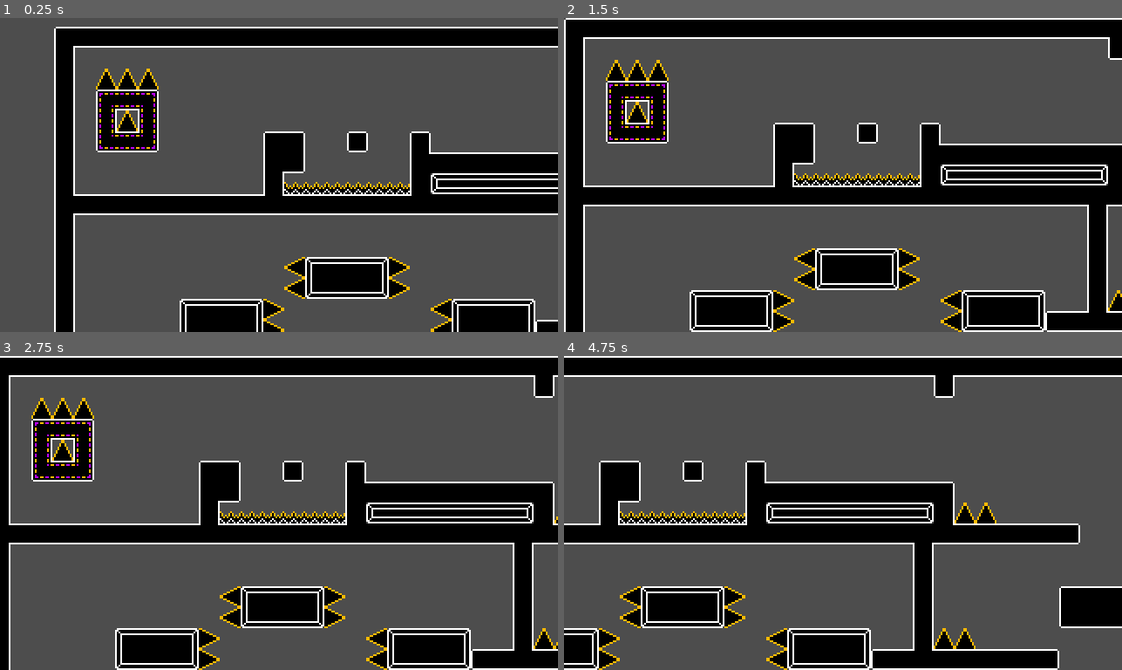
Above: before the commit, frames 1-4 (two rows, left to right).
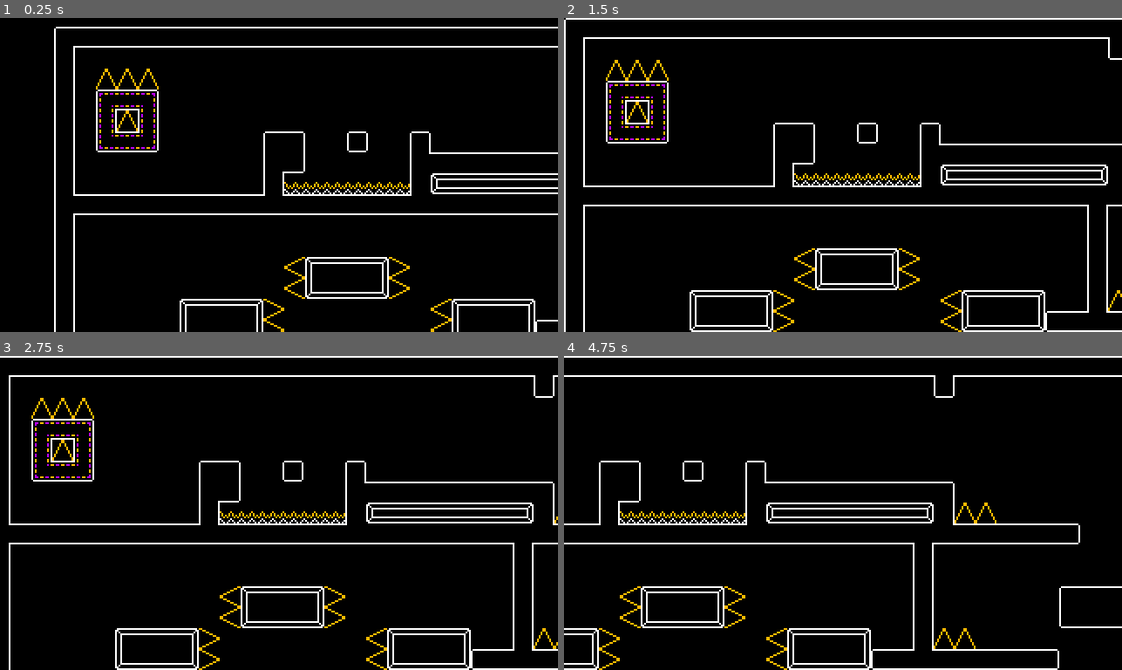
Above: after the commit, the same moments.

Repository: CaesiumFox/gameoff2024
Game: Godot game, scene res://Game.tscn
Same seed, same stepped clock (60 frames per second), same inputs: the game is played once before the commit and once after it.
Inputs:
- Up to frame 1 (0.25 s): no input
- Up to frame 2 (1.5 s): hold D (game_right) from 0.53 s (still down); tap Space (game_jump) at 0.77 s
- Up to frame 3 (2.75 s): tap Space (game_jump) at 1.52 s; release D (game_right) at 2.03 s; hold A (game_left) from 2.03 s (still down)
- Up to frame 4 (4.75 s): tap Enter at 2.75 s; release A (game_left) at 2.78 s; hold D (game_right) 2.78-4.28 s; tap Space (game_jump) at 3.02, 3.5, 3.77, 4.52 s; hold A (game_left) from 4.28 s (still down)

The runs differ from the first frame. In frame 1, 70% of the frame differs, in the area x 0-100%, y 0-100%; in frame 2, 64%; in frame 3, 65%; in frame 4, 68%.

Commit message:
Change color

Diff:
--- a/godot/project.godot
+++ b/godot/project.godot
@@ -14,6 +14,8 @@
 config/tags=PackedStringArray("game_jam", "game_off_2024", "2d", "platformer")
 run/main_scene="res://Game.tscn"
 config/features=PackedStringArray("4.3", "Forward Plus")
+boot_splash/bg_color=Color(0, 0, 0, 1)
+boot_splash/show_image=false
 config/icon="res://icon.svg"
 
 [autoload]
@@ -202,3 +204,4 @@
 [rendering]
 
 textures/canvas_textures/default_texture_filter=0
+environment/defaults/default_clear_color=Color(0, 0, 0, 1)
